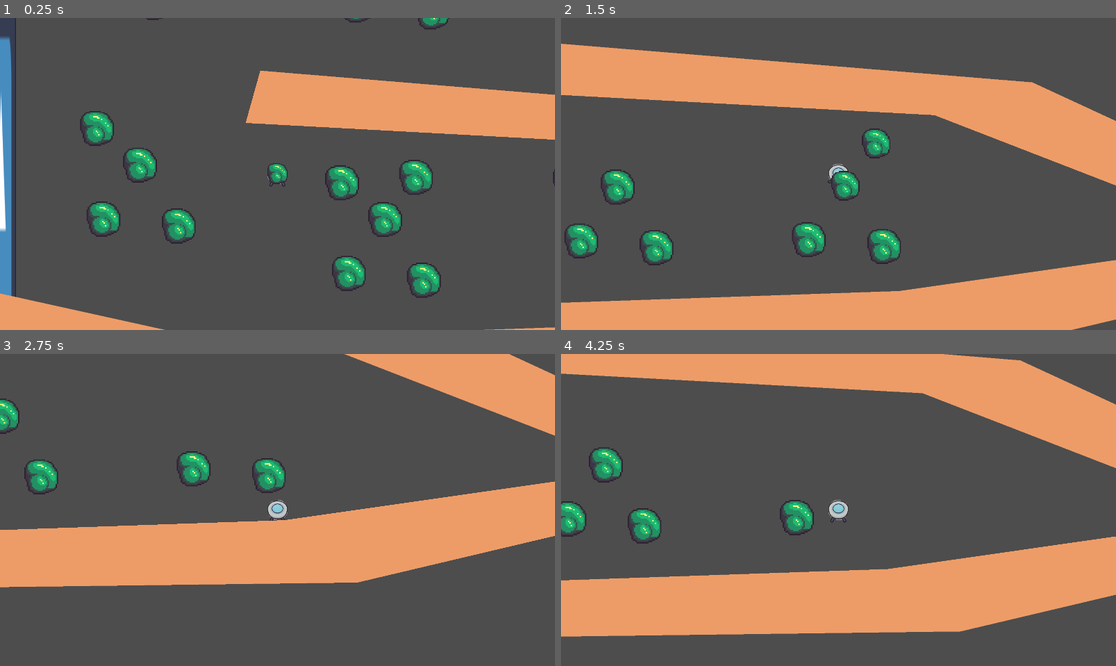
Above: before the commit, frames 1-4 (two rows, left to right).
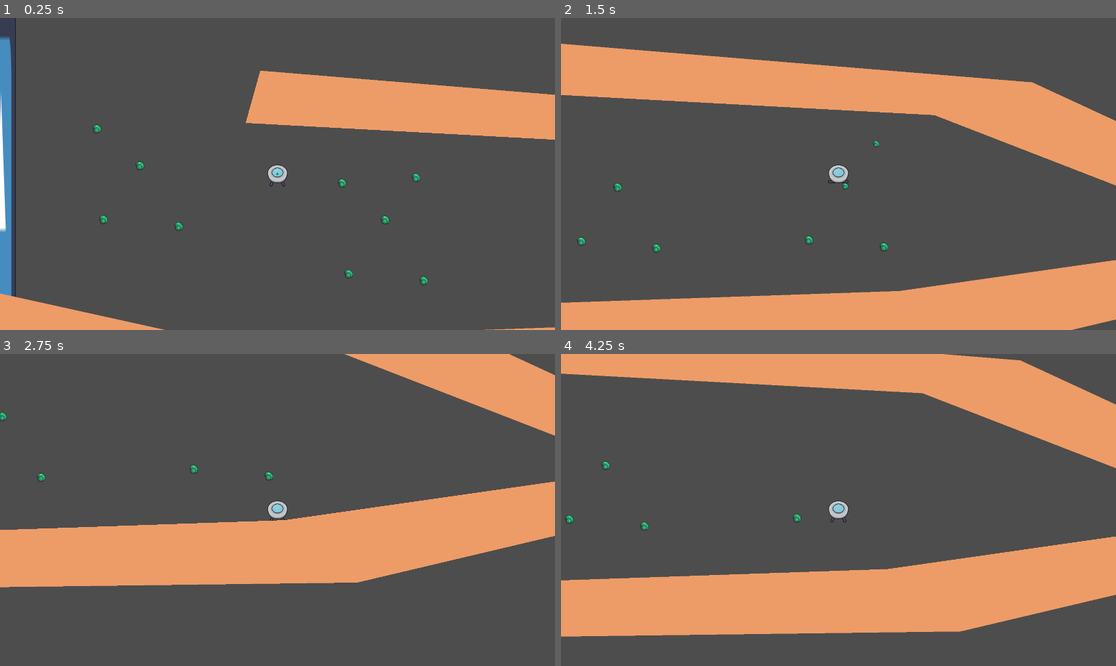
Above: after the commit, the same moments.

Repository: SubSage/BIGMODEJAM
Game: Godot game, scene res://world.tscn
Same seed, same stepped clock (60 frames per second), same inputs: the game is played once before the commit and once after it. The engine's default icon, where the game draws it, is replaced by a stand-in: a white triangle on a blue panel in a dark square.
Inputs:
- Up to frame 1 (0.25 s): no input
- Up to frame 2 (1.5 s): hold D (move_right) 0.53-1.28 s; tap Shift (dash) at 0.6 s; hold S (move_down) from 1.28 s (still down); tap Space (fire) at 1.35 s
- Up to frame 3 (2.75 s): release S (move_down) at 2.03 s; hold D (move_right) from 2.03 s (still down); tap F (switch_mode) at 2.1 s
- Up to frame 4 (4.25 s): release D (move_right) at 2.78 s; hold W (move_up) 2.78-3.53 s; tap Shift (dash) at 2.85 s; hold A (move_left) from 3.53 s (still down); hold Space (fire) from 3.53 s (still down)

The runs differ from the first frame. In frame 1, 4.4% of the frame differs, in the area x 14-100%, y 0-90%; in frame 2, 2.9%; in frame 3, 1.6%; in frame 4, 1.8%.

Commit message:
sprite cleanup

Diff:
--- a/src/units/debris/debris.tscn
+++ b/src/units/debris/debris.tscn
@@ -1,16 +1,15 @@
 [gd_scene load_steps=4 format=3 uid="uid://dwskgv7jf04no"]
 
 [ext_resource type="Script" path="res://units/debris/debris.gd" id="1_e7v18"]
-[ext_resource type="Texture2D" uid="uid://4gifwpilo5o4" path="res://units/debris/weird_booger.png" id="2_svq5f"]
+[ext_resource type="Texture2D" uid="uid://ctgcfk7vlic40" path="res://units/debris/weird_booger.png" id="2_svq5f"]
 
 [sub_resource type="CircleShape2D" id="CircleShape2D_wustb"]
-radius = 50.0
+radius = 14.0
 
 [node name="debris" type="Node2D"]
 script = ExtResource("1_e7v18")
 
 [node name="Icon6" type="Sprite2D" parent="."]
-scale = Vector2(0.5, 0.5)
 texture = ExtResource("2_svq5f")
 
 [node name="Area2D" type="Area2D" parent="."]
Not shown, removed: src/assets/garbage_sprites/weird_booger.png.import
Not shown, removed: src/assets/visual/noun_circle_dash_pattern_1473951.svg.import
Not shown, removed: src/icon.svg.import
Binary file changed: src/units/debris/weird_booger.png
Not shown, removed: src/units/debris/weird_booger.png.import
Not shown, removed: src/units/player/draft_85x85_down.png.import
Not shown, removed: src/units/player/image.png.import
Not shown, removed: src/units/player/noun_circle_dash_pattern_1473951.svg.import
